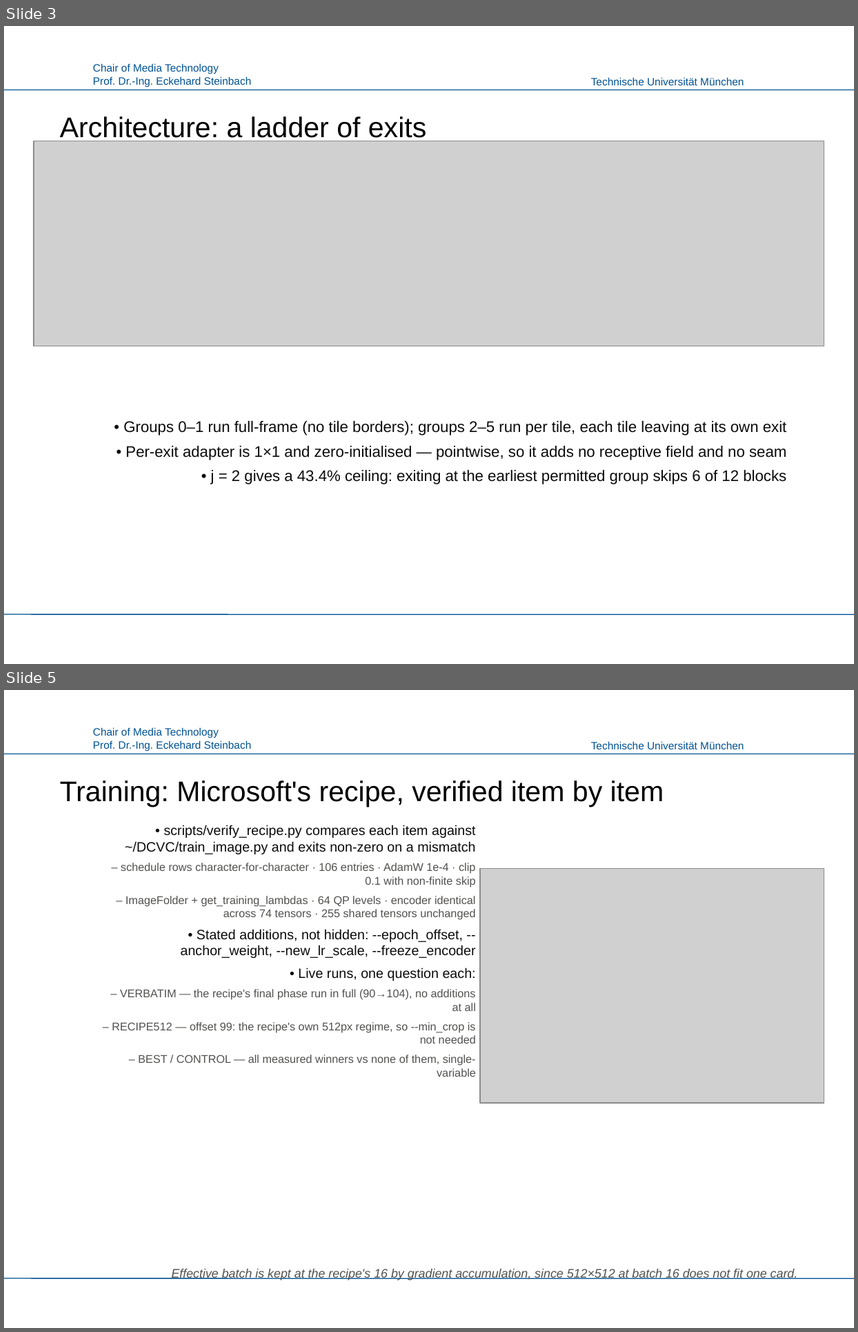
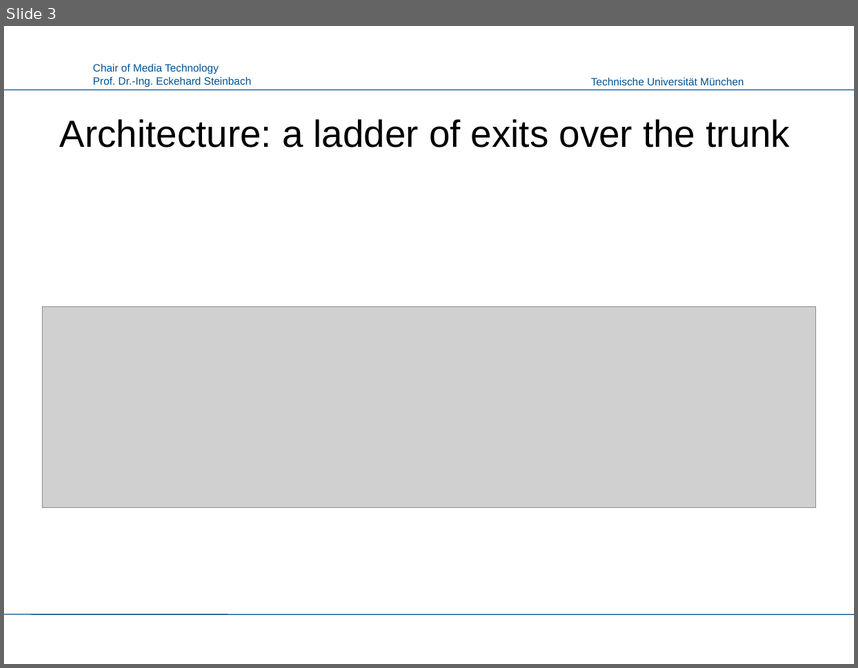
Before and after one commit to canerim/FLEX-FLOP, a slide deck: paper/FLEX-UF_LMT.pptx. Shown one above the other, each under a label of ours: slides 3 and 5 before the commit, slide 3 after it; the slides between them are not shown. The pictures are 858x1332 and 858x668 pixels, drawn with LibreOffice and Linux fonts; fonts in the diff are those of the drawing; grey boxes stand for pictures; background and template pictures are left out. Boxes give left, top, right and bottom in pixels: in the first picture for what was removed or moved away, otherwise in the second. Text is boxed around its words. In the diff, an @@ line names an element or a change of style, - is before the commit and + after.

```diff
--- a/paper/FLEX-UF_LMT.pptx
+++ b/paper/FLEX-UF_LMT.pptx
@@ slide 5 removed at (x1=4, y1=690, x2=854, y2=1328), background #FFFFFF; not listed: 4 template elements that a slide beside it also shows @@
@@ title removed at (x1=60, y1=780, x2=664, y2=807) @@
-Training: Microsoft's recipe, verified item by item
@@ text removed at (x1=112, y1=825, x2=476, y2=1076) @@
-• scripts/verify_recipe.py compares each item against ~/DCVC/train_image.py and exits non-zero on a mismatch
-  – schedule rows character-for-character · 106 entries · AdamW 1e-4 · clip 0.1 with non-finite skip
-  – ImageFolder + get_training_lambdas · 64 QP levels · encoder identical across 74 tensors · 255 shared tensors unchanged
-• Stated additions, not hidden: --epoch_offset, --anchor_weight, --new_lr_scale, --freeze_encoder
-• Live runs, one question each:
-  – VERBATIM — the recipe's final phase run in full (90→104), no additions at all
-  – RECIPE512 — offset 99: the recipe's own 512px regime, so --min_crop is not needed
-  – BEST / CONTROL — all measured winners vs none of them, single-variable
@@ picture removed at (x1=480, y1=869, x2=824, y2=1103) @@
@@ text removed at (x1=172, y1=1268, x2=798, y2=1280) @@
-Effective batch is kept at the recipe's 16 by gradient accumulation, since 512×512 at batch 16 does not fit one card.
@@ slide 3 changed as well @@
@@ title at (x1=60, y1=119, x2=791, y2=147): text changed; size 24 to 32 pt @@
-Architecture: a ladder of exits
+Architecture: a ladder of exits over the trunk
@@ picture resized from (x1=34, y1=141, x2=824, y2=345) to (x1=42, y1=307, x2=816, y2=507) @@
@@ text removed at (x1=123, y1=421, x2=787, y2=484) @@
-• Groups 0–1 run full-frame (no tile borders); groups 2–5 run per tile, each tile leaving at its own exit
-• Per-exit adapter is 1×1 and zero-initialised — pointwise, so it adds no receptive field and no seam
-• j = 2 gives a 43.4% ceiling: exiting at the earliest permitted group skips 6 of 12 blocks
```
Also in this commit, not shown: 3 other slides changed, 8 slides added, 7 other slides removed, 10 other files.
